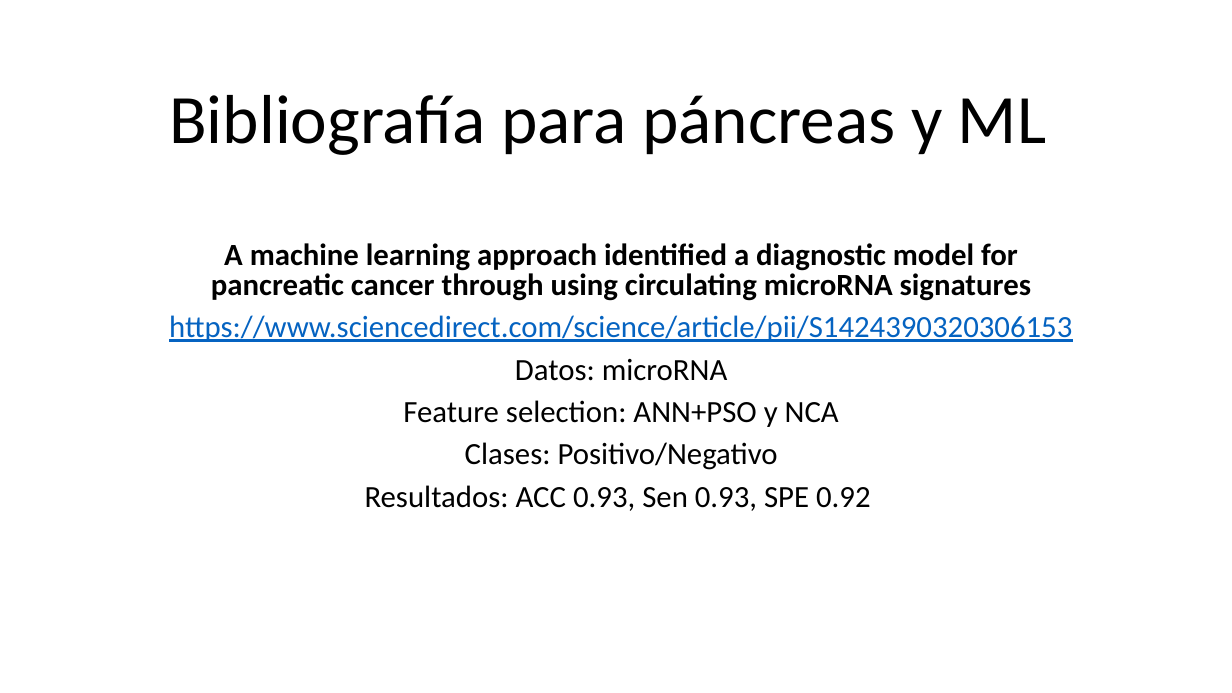
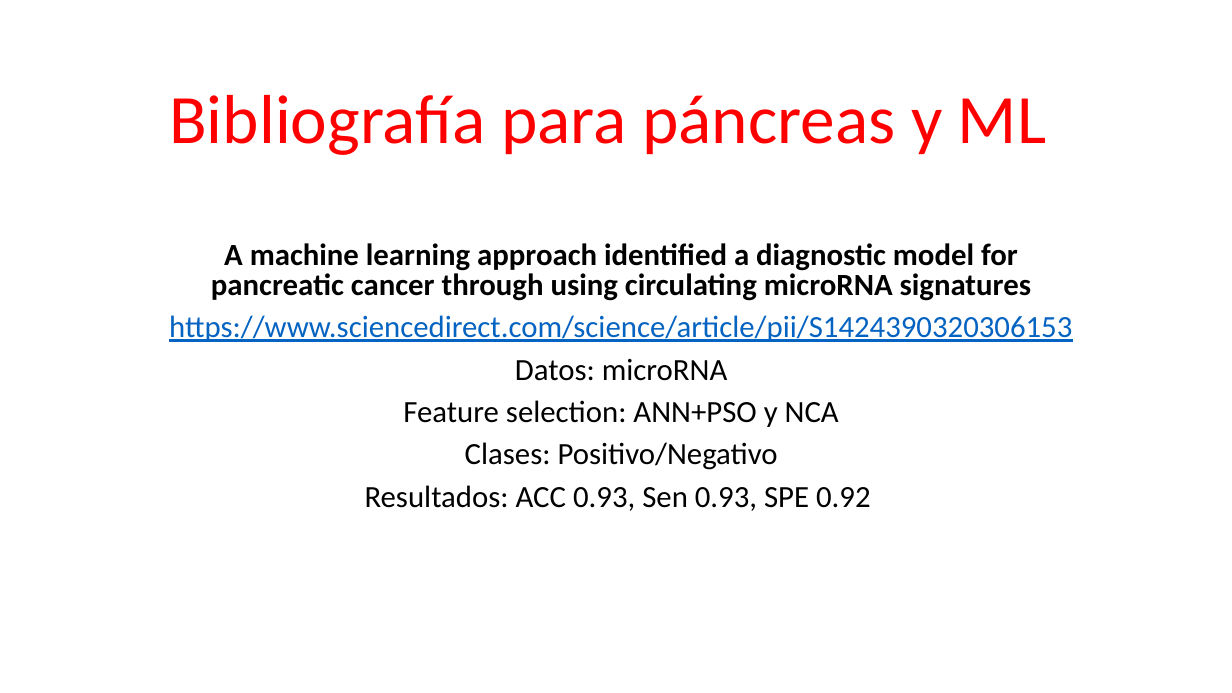
Before and after one commit to alejandroborj/heterogeneous-data, a slide deck: slide 8 of pregunta.pptx (slide 7 before the commit). Drawn at 1232x693 pixels with LibreOffice and Linux fonts; fonts in the diff are those of the drawing. Boxes give left, top, right and bottom in pixels: in the first picture for what was removed or moved away, otherwise in the second. Text is boxed around its words. In the diff, an @@ line names an element or a change of style, - is before the commit and + after.

```diff
--- a/pregunta.pptx
+++ b/pregunta.pptx
@@ title "Bibliografía para páncreas y ML" at box(169, 95, 1046, 155): text colour #000000 to #FF0000 @@
```
Also in this commit, not shown: 3 other slides changed, 5 slides added, 1 slide removed, 5 other files.
